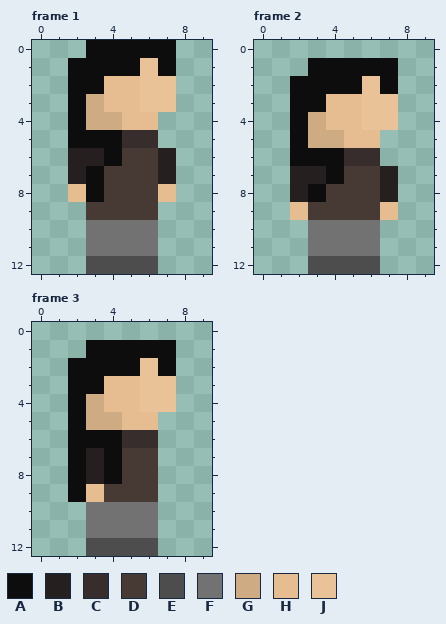
Edited in one commit: pixel-art file (ressources/player/idle/girl-black-idle.aseprite). Above, as it was before the edit.
10x13 pixels, 4 frames. Colours within 5 levels of each other are drawn and written as one. Shown: frame 1, frame 2, frame 3. The commit also changed other frames, which this record leaves out.
Visible layers, top first: "red/idle/backpack-girl", "red/idle/girl".
Palette (. is transparent): A #0d0d0d  B #261f1f  C #372d2d  D #473933  E #4d4d4d  F #727272  G #cfab84  H #e5bd91  J #e9c298
Pixels before, frame 1, first column x 2:
 0 .AAAAA
 1 AAAAJA
 2 AAHHJJ
 3 AGHHJJ
 4 AGGHH.
 5 AAACC.
 6 BBADDB
 7 BADDDB
 8 HADDDH
 9 .DDDD.
10 .FFFF.
11 .FFFF.
12 .EEEE.
Pixels before, frame 2, first column x 2:
 1 .AAAAA
 2 AAAAJA
 3 AAHHJJ
 4 AGHHJJ
 5 AGGHH.
 6 AAACC.
 7 BBADDB
 8 BADDDB
 9 HDDDDH
10 .FFFF.
11 .FFFF.
12 .EEEE.
Pixels before, frame 3, first column x 2:
 1 .AAAAA
 2 AAAAJA
 3 AAHHJJ
 4 AGHHJJ
 5 AGGHH.
 6 AAACC.
 7 ABADD.
 8 ABADD.
 9 AHDDD.
10 .FFFF.
11 .FFFF.
12 .EEEE.
The same view after the edit:
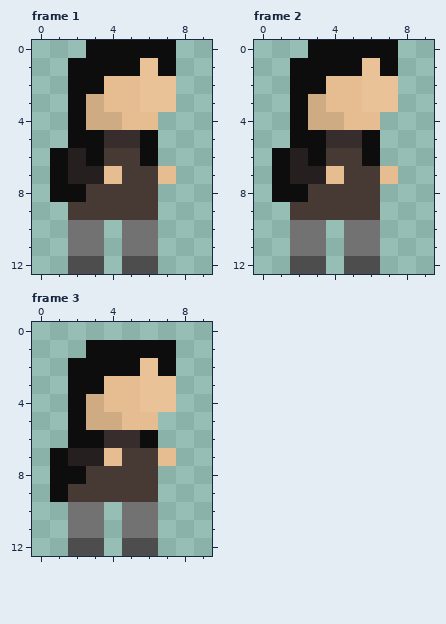
Commit message: refait les animations de idle
The exact change:
Changed rows in their new state; - is an unchanged pixel.
Frame 1, layers "red/idle/backpack-girl", "red/idle/girl":
first column x 1:
 5 ---C-A-
 6 A-AD-A.
 7 A-BH--H
 8 AAD---.
 9 -D-----
10 -F-.---
11 -F-.---
12 -E-.---
Frame 2, layers "red/idle/backpack-girl", "red/idle/girl":
first column x 1:
 0 --AAAAA
 1 -A---J-
 2 ---HH-J
 3 --G----
 4 ---G-H.
 5 --ACCA-
 6 AB-DDA-
 7 A--H--H
 8 AAD---.
 9 -D----.
10 -F-.---
11 -F-.---
12 -E-.---
Frame 3, layers "red/idle/backpack-girl", "red/idle/girl":
first column x 1:
 6 ---C-A-
 7 AB-H--H
 8 A-DD---
 9 ADD----
10 -F-.---
11 -F-.---
12 -E-.---
